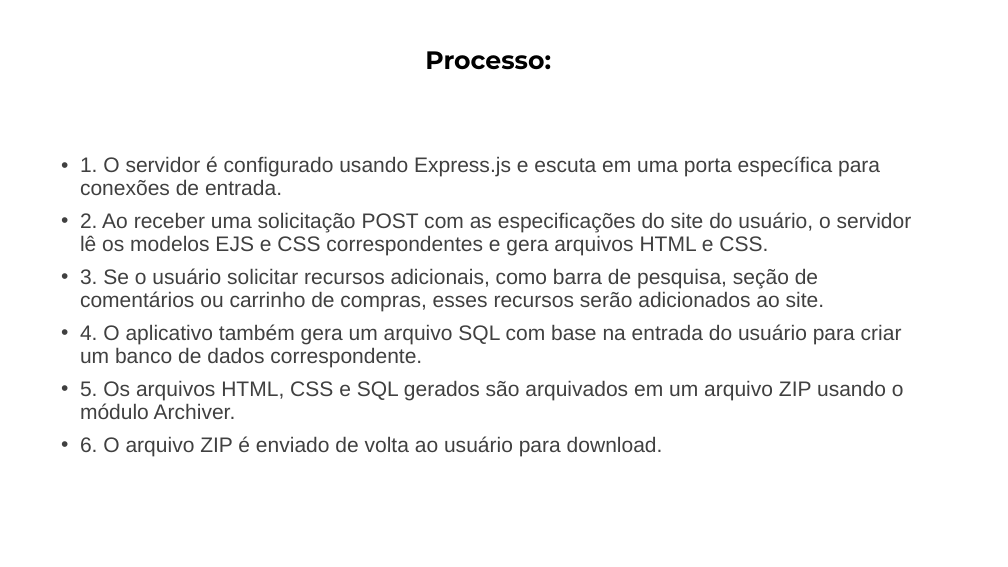
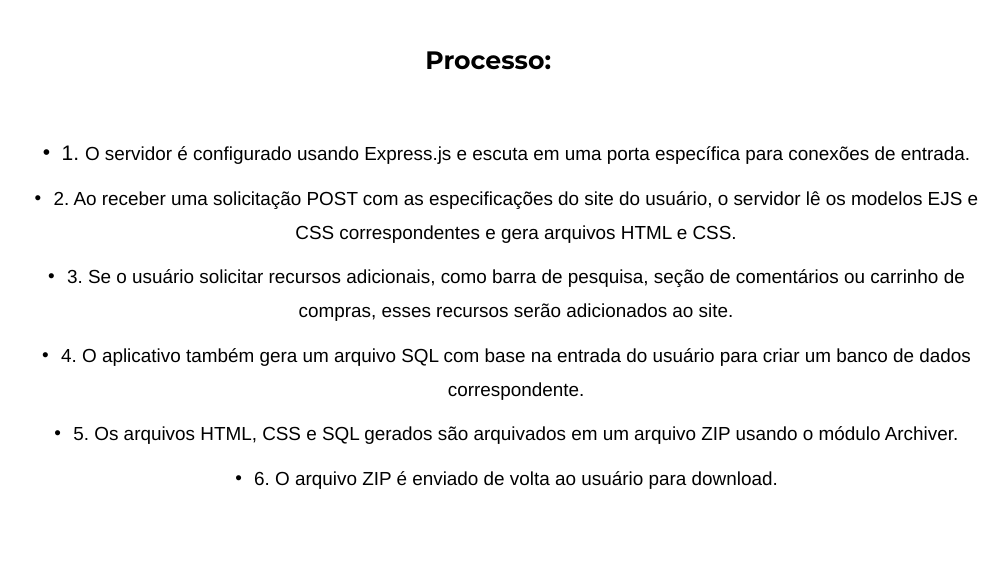
Before and after one commit to offmtm/low-code, a slide deck: slide 5 of Low Code Project.pptx (slide 4 before the commit). Drawn at 1008x567 pixels with LibreOffice and Linux fonts; fonts in the diff are those of the drawing. Boxes give left, top, right and bottom in pixels: in the first picture for what was removed or moved away, otherwise in the second. Text is boxed around its words. In the diff, an @@ line names an element or a change of style, - is before the commit and + after.

```diff
--- a/Low Code Project.pptx
+++ b/Low Code Project.pptx
@@ text "1. O servidor é configurado ...": place and size @@
-text "1. O servidor é configurado ..." at (80,156,912,456)
+text "1. O servidor é configurado ..." at (54,145,979,489)
@@ text "1. O servidor é configurado ..." at (54,145,979,489): size 20 to 18 pt, text colour #404040 to #000000; alignment left to centre; line spacing 0.9 to 1.5 @@
```
Also in this commit, not shown: 6 other slides changed, 9 slides added, 2 slides removed.
